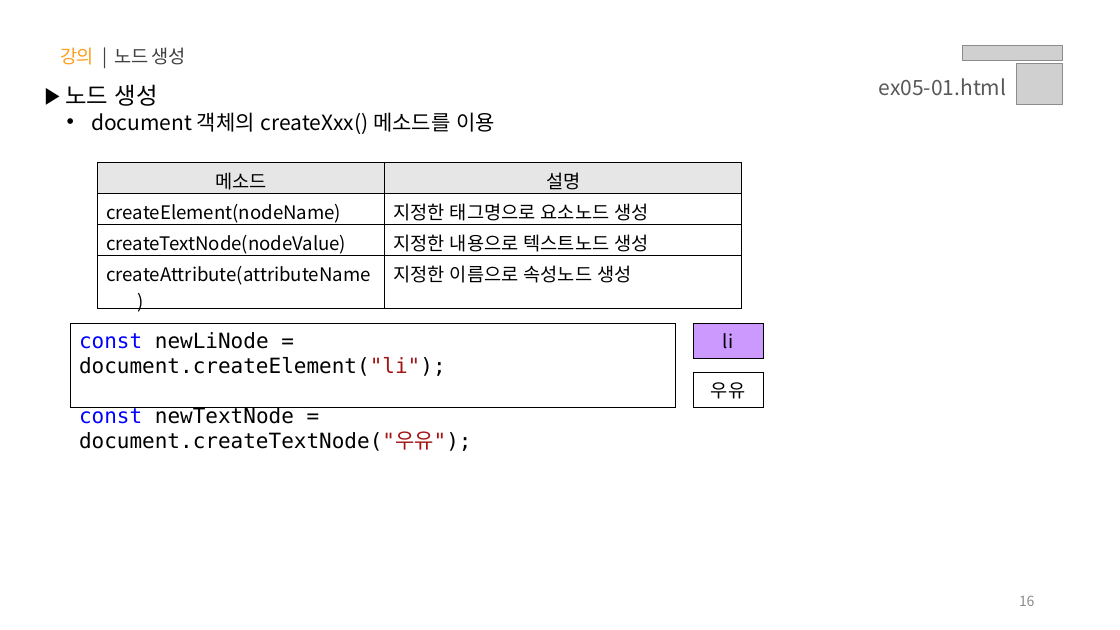
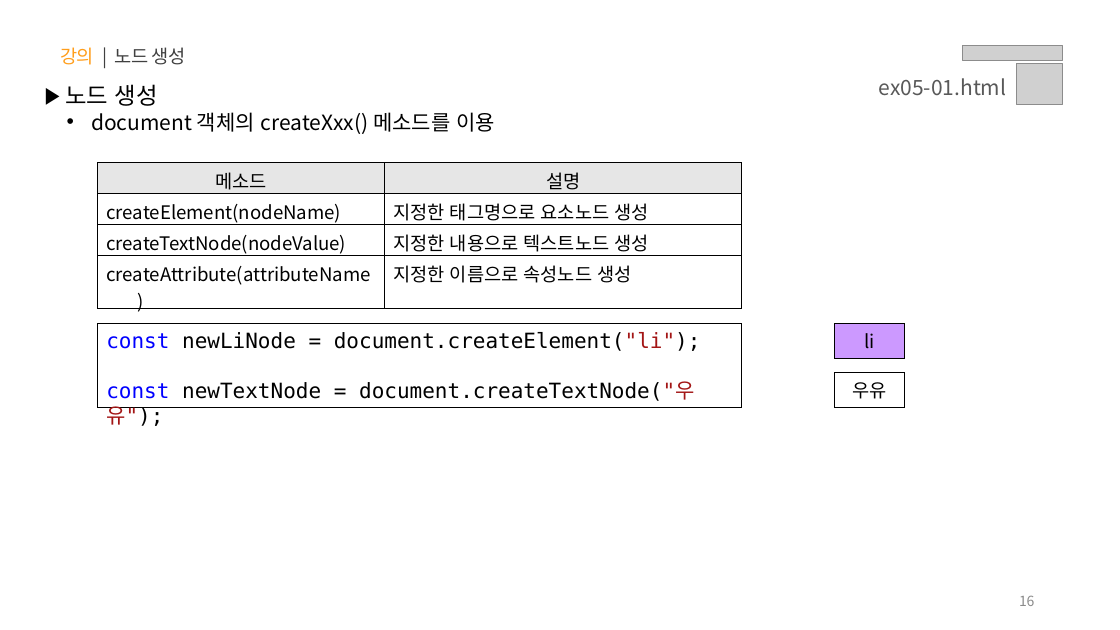
Before and after one commit to yebin-jeong/learn-js, a slide deck: slide 16 of PPT/05.자바스크립트 - 클라이언트 사이드(Event, DOM, Ajax, Web APIs).pptx. Drawn at 1120x630 pixels with LibreOffice and Linux fonts; fonts in the diff are those of the drawing; grey boxes stand for pictures. Boxes give left, top, right and bottom in pixels: in the first picture for what was removed or moved away, otherwise in the second. Text is boxed around its words. In the diff, an @@ line names an element or a change of style, - is before the commit and + after.

```diff
--- a/PPT/05.자바스크립트 - 클라이언트 사이드(Event, DOM, Ajax, Web APIs).pptx
+++ b/PPT/05.자바스크립트 - 클라이언트 사이드(Event, DOM, Ajax, Web APIs).pptx
@@ rectangle "const newLiNode = document.createElement("li");": place and size @@
-rectangle "const newLiNode = document.createElement("li");" at box(71, 323, 675, 408)
+rectangle "const newLiNode = document.createElement("li");" at box(98, 323, 743, 408)
@@ rectangle "li": place and size @@
-rectangle "li" at box(693, 323, 763, 359)
+rectangle "li" at box(835, 323, 905, 359)
@@ rectangle "우유": place and size @@
-rectangle "우유" at box(693, 373, 763, 408)
+rectangle "우유" at box(835, 373, 905, 408)
```
Also in this commit, not shown: 4 other slides changed.
